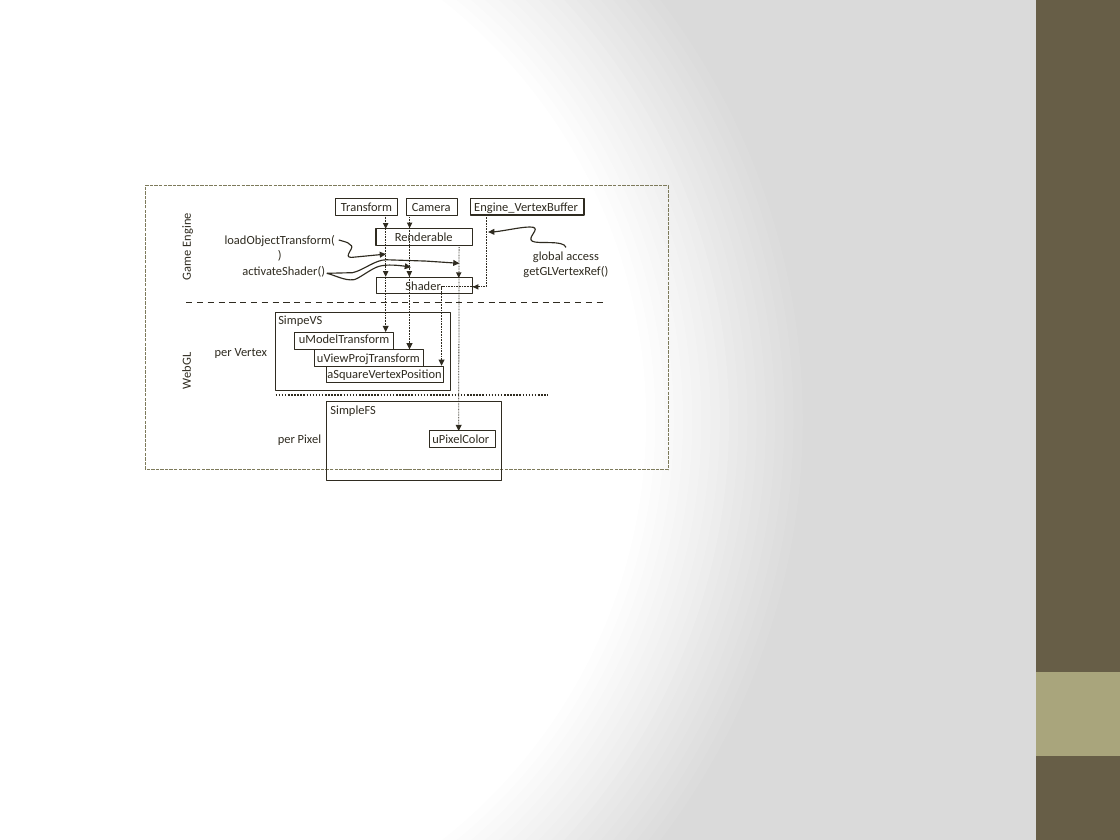
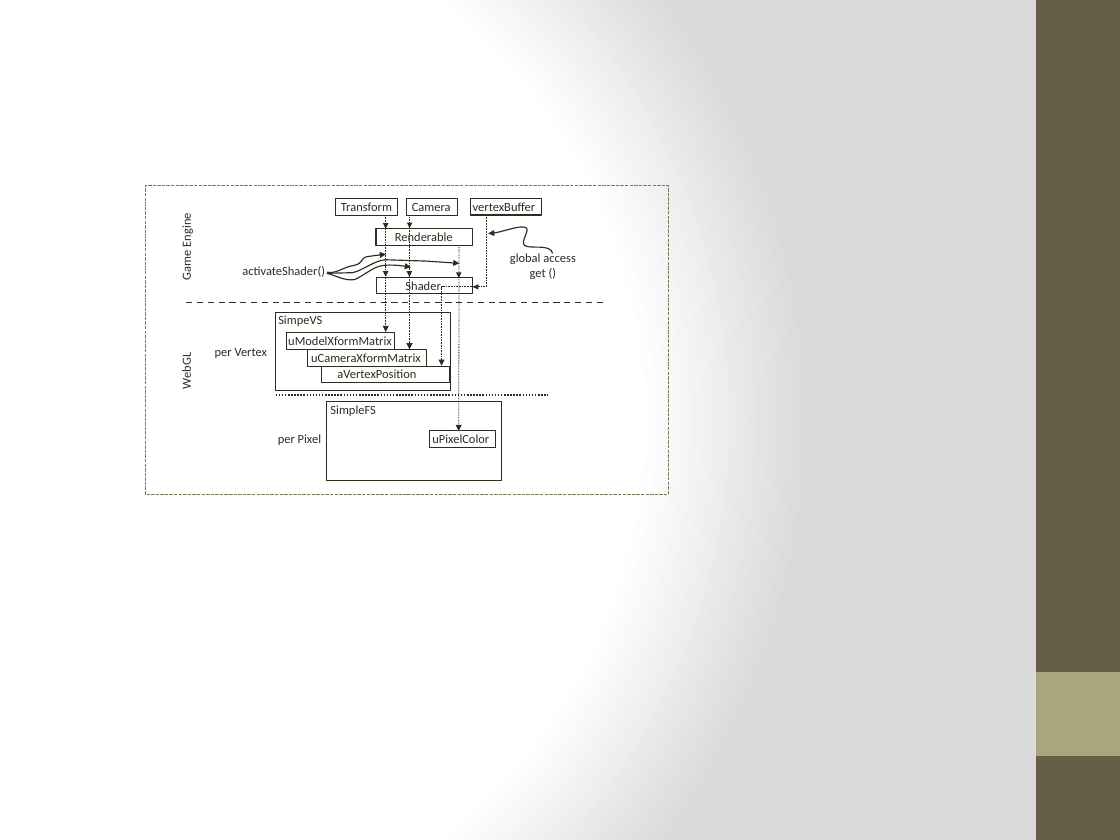
Before and after one commit to HTML5GameEngineGroup/GTCS-GameEngine2, a slide deck: slide 1 of Word/Diagrams/chapter5/chap 5 extra.figures.pptx. Drawn at 1120x840 pixels with LibreOffice and Linux fonts; fonts in the diff are those of the drawing. Boxes give left, top, right and bottom in pixels: in the first picture for what was removed or moved away, otherwise in the second. Text is boxed around its words. In the diff, an @@ line names an element or a change of style, - is before the commit and + after.

```diff
--- a/Word/Diagrams/chapter5/chap 5 extra.figures.pptx
+++ b/Word/Diagrams/chapter5/chap 5 extra.figures.pptx
@@ rectangle: place and size @@
-rectangle at (146, 185, 669, 469)
+rectangle at (146, 185, 669, 494)
@@ rectangle: place and size @@
-rectangle at (470, 198, 585, 215)
+rectangle at (470, 198, 542, 215)
@@ text at (473, 202, 535, 211): text changed @@
-Engine_VertexBuffer
+vertexBuffer
@@ text removed at (225, 235, 335, 246) @@
-loadObjectTransform()
@@ freeform shape: place and size @@
-freeform shape at (488, 227, 566, 248)
+freeform shape at (488, 227, 553, 254)
@@ freeform shape: place and size @@
-freeform shape at (338, 240, 385, 258)
+freeform shape at (327, 254, 386, 272)
@@ text "global access": place and size @@
-text "global access" at (523, 251, 608, 277)
+text "global access" at (510, 252, 575, 279)
@@ text at (530, 269, 546, 279): text changed @@
-getGLVertexRef()
+get ()
@@ rectangle: place and size @@
-rectangle at (295, 333, 394, 349)
+rectangle at (286, 333, 394, 349)
@@ text at (288, 336, 392, 345): text changed @@
-uModelTransform
+uModelXformMatrix
@@ rectangle: place and size @@
-rectangle at (314, 349, 422, 366)
+rectangle at (308, 349, 427, 366)
@@ text at (311, 353, 421, 362): text changed @@
-uViewProjTransform
+uCameraXformMatrix
@@ rectangle: place and size @@
-rectangle at (327, 366, 444, 383)
+rectangle at (321, 366, 449, 383)
@@ text at (337, 369, 416, 378): text changed @@
-aSquareVertexPosition
+aVertexPosition
```
Also in this commit, not shown: 1 other slide changed, 4 other files.
